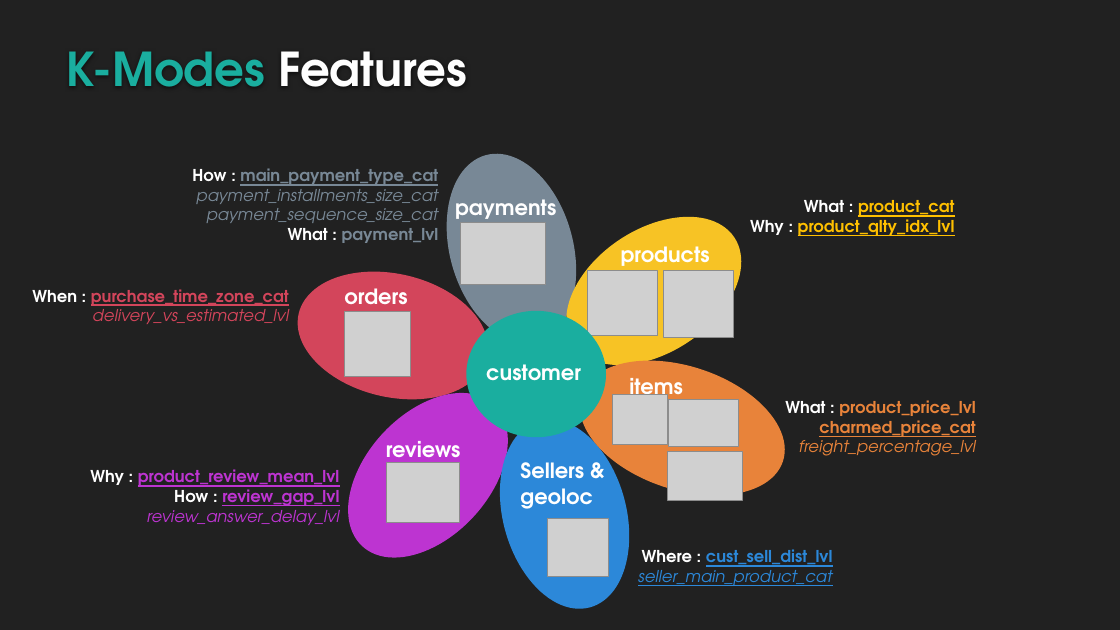
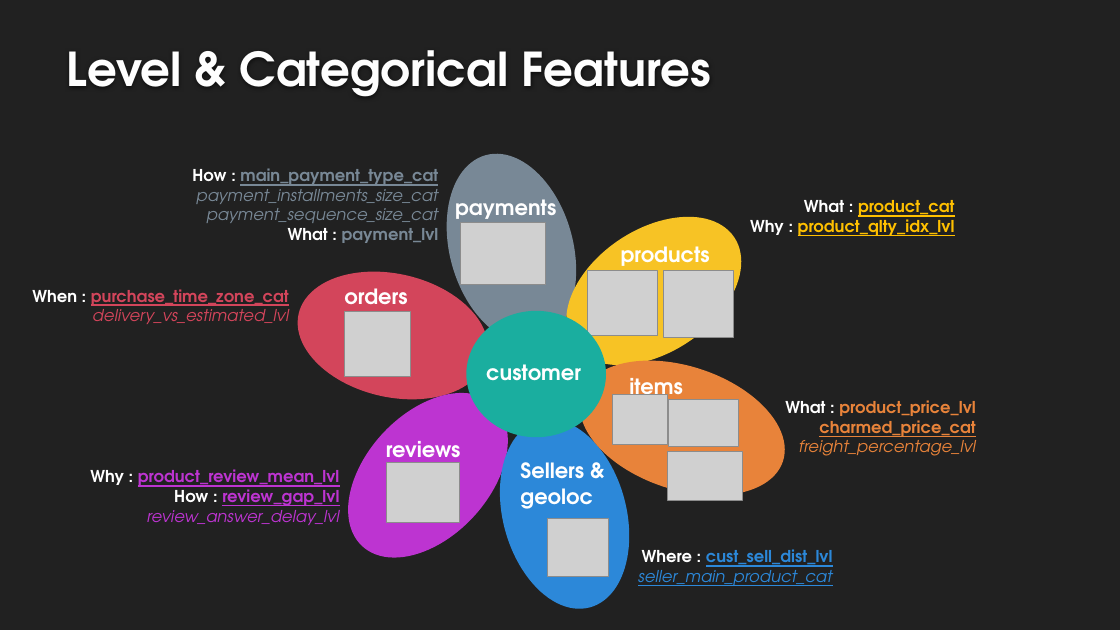
Before and after one commit to EtienneLardeur/P5_CustomerSegmentation, a slide deck: slide 8 of P5Olist_Présentation_initiale.pptx (slide 7 before the commit). Drawn at 1120x630 pixels with LibreOffice and Linux fonts; fonts in the diff are those of the drawing; grey boxes stand for pictures; background and template pictures are left out. Boxes give left, top, right and bottom in pixels: in the first picture for what was removed or moved away, otherwise in the second. Text is boxed around its words. In the diff, an @@ line names an element or a change of style, - is before the commit and + after.

```diff
--- a/P5Olist_Présentation_initiale.pptx
+++ b/P5Olist_Présentation_initiale.pptx
@@ title at (x1=67, y1=50, x2=711, y2=97): text changed @@
-K-Modes Features
+Level & Categorical Features
```
Also in this commit, not shown: 3 other slides changed, 1 slide added, 1 slide removed.
